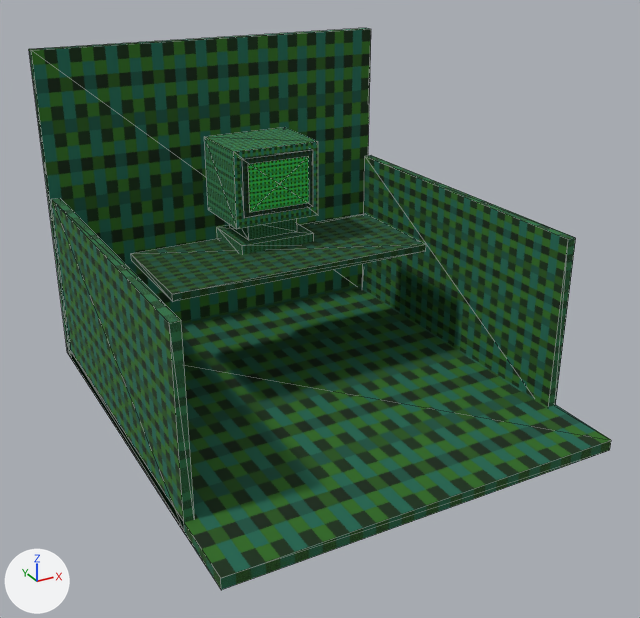
An edit to the glTF model assets/models/neighbor_bay.glb, drawn before and after from the same camera.
The view is the same before and after, from a 50 mm camera at (-2.05, -3.82, 2.43) aimed at (-0.02, -0.14, 0.59). Every picture has the same lights, and +X, +Y and +Z are marked at lower left. The picture after the commit comes second. Mesh edges are drawn as thin lines. Vertices at exactly the same position are counted once.

Objects in the first picture: 'neighbor_bay'.
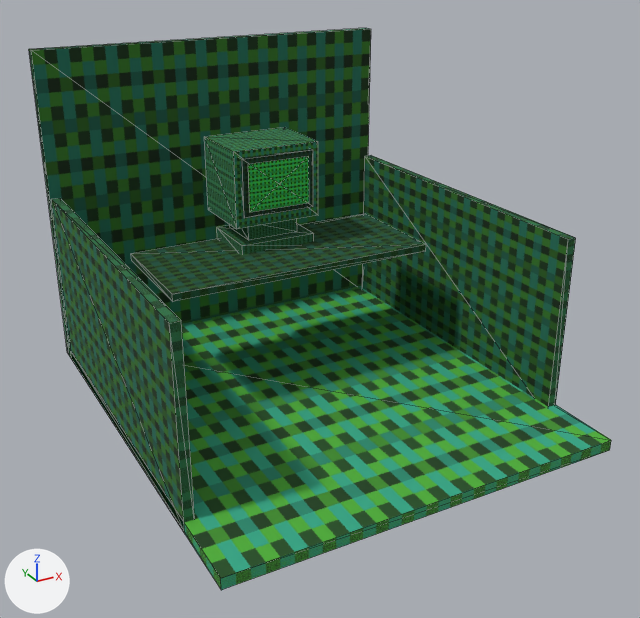
Location of each change, (x1, y1, x2, y2) in pixels of the pictures (640 x 618 px):
```json
{"part": 1, "of": "me_neighbor_bay", "change": "recoloured", "before": [67, 286, 611, 590], "after": [67, 286, 611, 590], "on screen": "lighter"}
```

Scene script edits in JSON lines:
```json
{"block": "me_neighbor_bay", "where": "me_neighbor_bay.from_pydata(...)  # 74 vertices, 110 faces; spans x -1.05..1.05, y -1.2..1.2, z 0.0..1.8"}
{"block": "me_neighbor_bay", "where": "# used by ob_neighbor_bay; location = (0.0, 0.0, 0.0)"}
{"block": "me_neighbor_bay", "change": "me_neighbor_bay part 1: 12 faces centred in x -1.05..1.05, y -1.2..1.2, z 0.0..0.06 are repainted in the vertex colours; the middle colour goes from grey #868579 to pale yellow #dddac8"}
```
